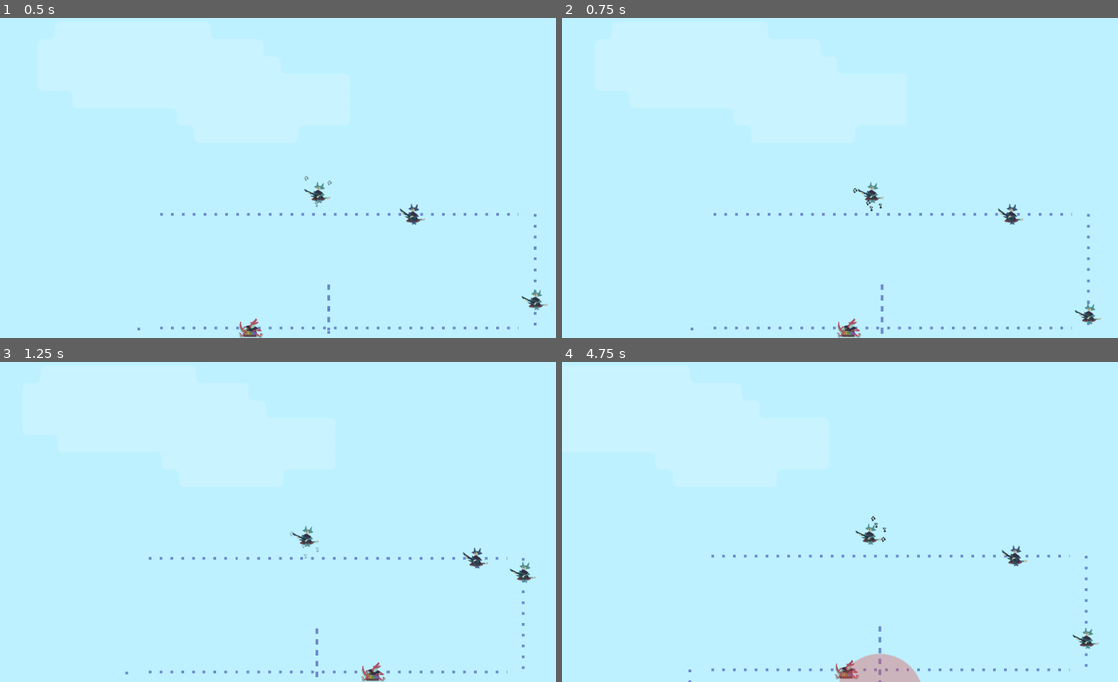
Above: before the commit, frames 1-4 (two rows, left to right).
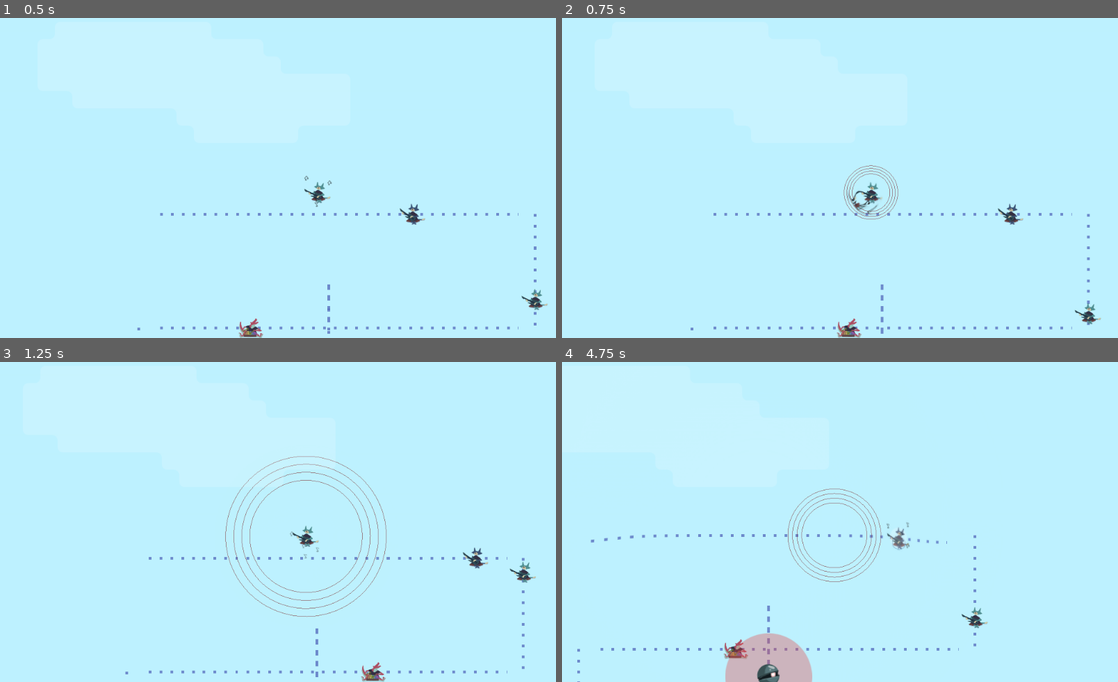
Above: after the commit, the same moments.

Repository: uspgamedev/skyjammers
Game: Godot game, scene res://test/dariostage.tscn
Two runs of this game, one before a commit and one after it. Both use one fixed random seed, a clock stepped at 60 frames per second and the inputs below. This scene is started directly instead of the project's main scene. Sound files missing from this copy of the repository are replaced by a short silence.
Inputs:
- Up to frame 1 (0.5 s): no input
- Up to frame 2 (0.75 s): hold Space (action_play) from 0.53 s (still down)
- Up to frame 3 (1.25 s): keep holding Space (action_play)
- Up to frame 4 (4.75 s): release Space (action_play) at 1.28 s; tap Space (action_play) at 1.35, 2.85, 4.35 s; hold Space (action_play) 2.03-2.78 s; hold Space (action_play) 3.53-4.28 s

Frame 1 is identical in both runs. In frame 2, 0.4% of the frame differs, in the area x 50-61%, y 45-63%; in frame 3, 0.8%; in frame 4, 4.8%, in the area x 2-97%, y 39-100%.
Error before the commit: Attempt to call function 'play' in base 'null instance' on a null instance. (res://Instruments/Instrument.gd:62)
Error after the commit: Attempt to call function 'play' in base 'null instance' on a null instance. (res://Instruments/Instrument.gd:63)

Commit message:
Fix bard disappearing behind shockwave

Diff:
--- a/game/Instruments/Instrument.gd
+++ b/game/Instruments/Instrument.gd
@@ -11,9 +11,10 @@
 
 
 func pulse():
-	var parent = get_parent()
+	var parent = self
 	while (true):
 		if parent.get_parent().get_name() != 'Instruments':
+			parent.get_parent().move_child(parent, 0)
 			parent = parent.get_parent()
 		else: break
 	parent.get_parent().move_child(parent, 0)
